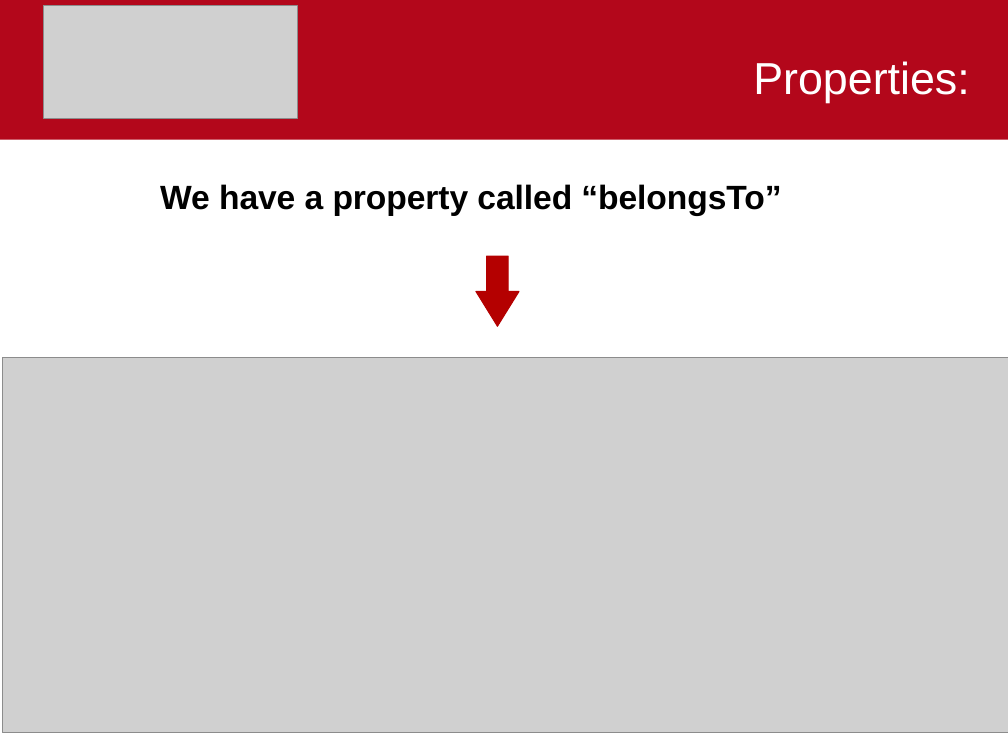
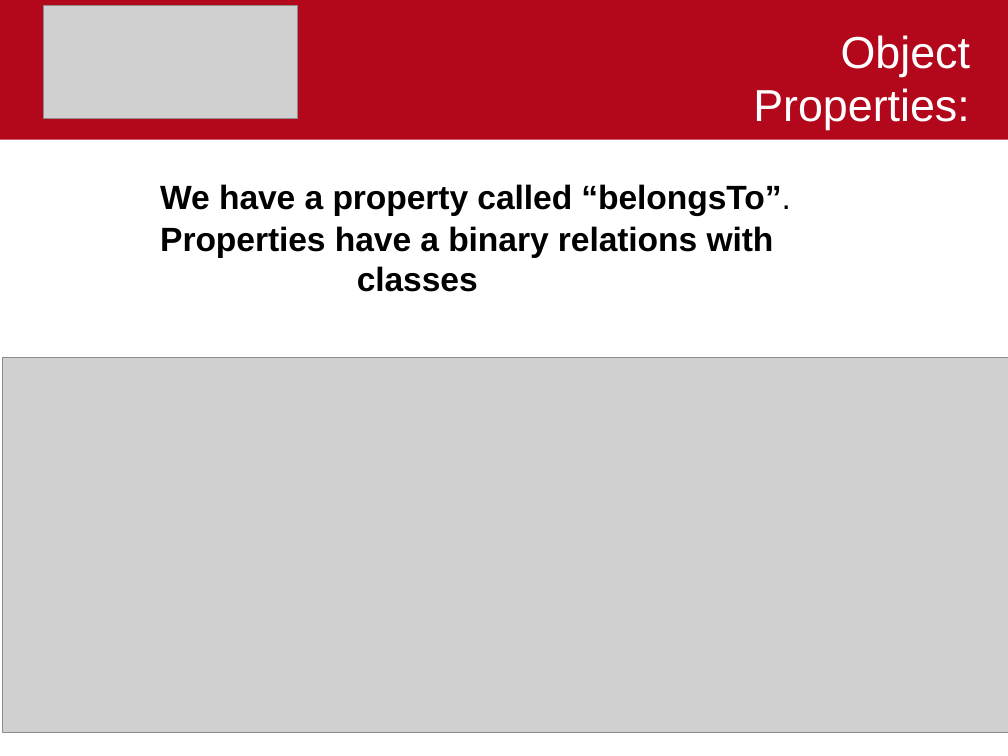
Before and after one commit to Irfankhnunipd/DB2-2022-2023, a slide deck: slide 8 of presentation.pptx. Drawn at 1008x756 pixels with LibreOffice and Linux fonts; fonts in the diff are those of the drawing; grey boxes stand for pictures. Boxes give left, top, right and bottom in pixels: in the first picture for what was removed or moved away, otherwise in the second. Text is boxed around its words. In the diff, an @@ line names an element or a change of style, - is before the commit and + after.

```diff
--- a/presentation.pptx
+++ b/presentation.pptx
@@ title at [753, 35, 970, 130]: text changed @@
-Properties:
+Object Properties:
@@ text at [160, 184, 790, 292]: text changed @@
-We have a property called “belongsTo”
+We have a property called “belongsTo”.
+Properties have a binary relations with classes
@@ freeform shape removed at [476, 256, 519, 327] @@
@@ freeform shape removed at [476, 256, 519, 327] @@
```
Also in this commit, not shown: 8 other slides changed.
